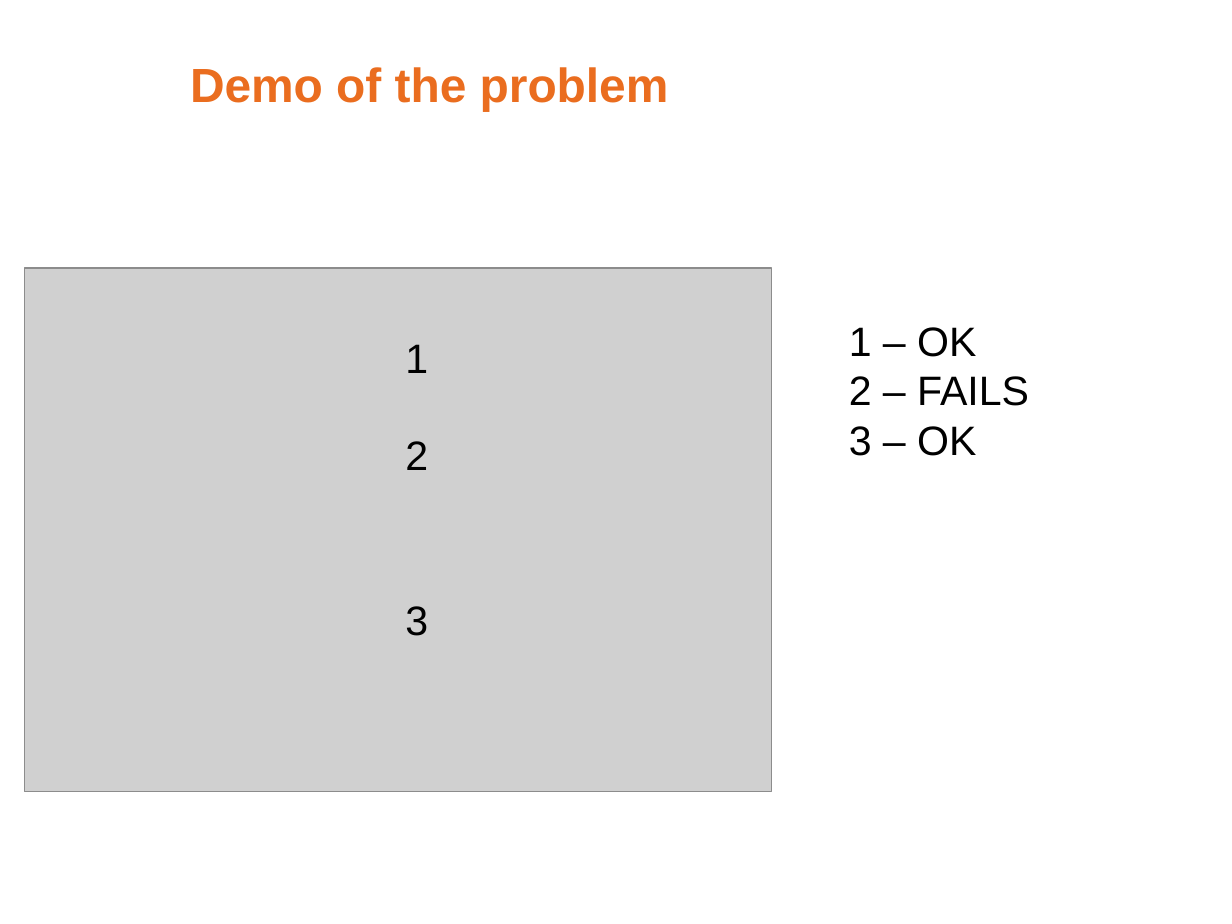
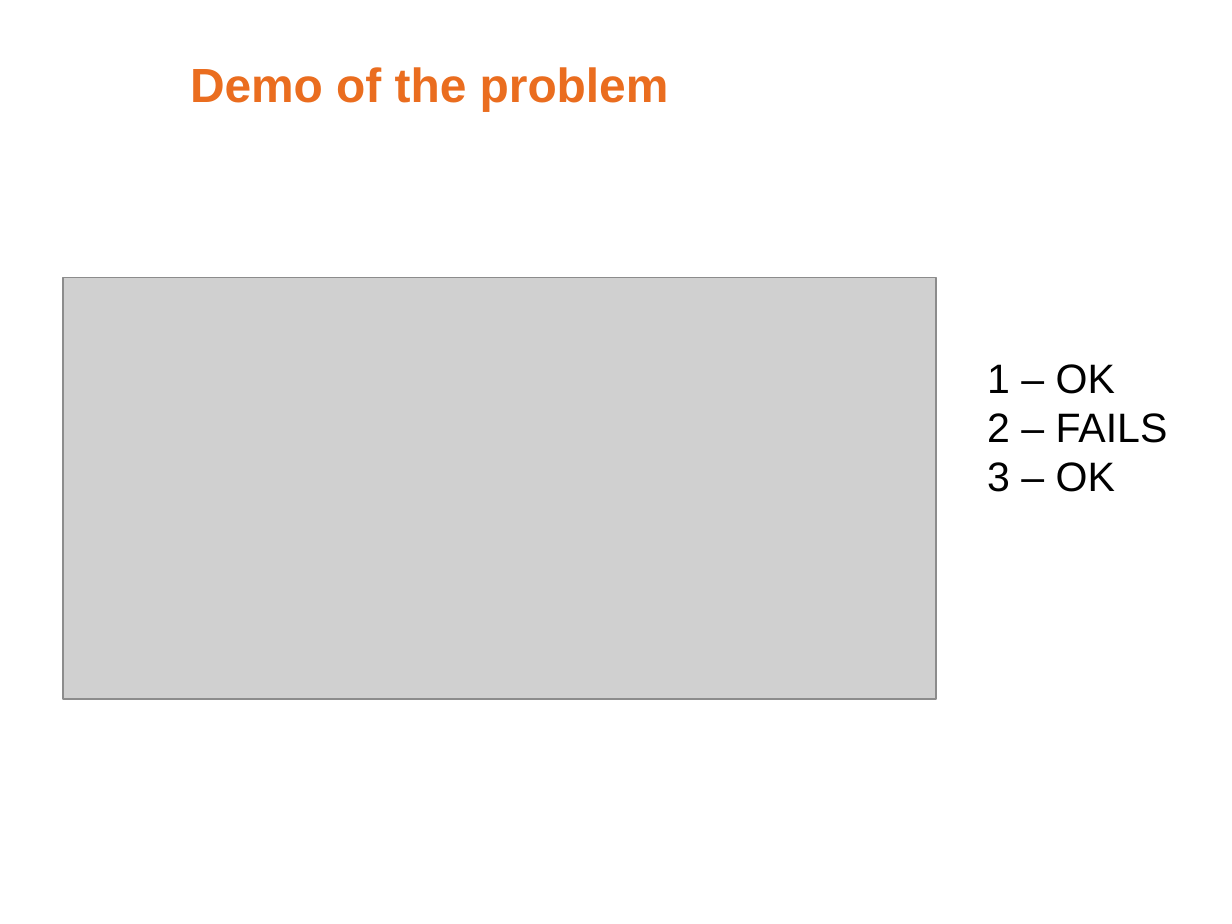
Before and after one commit to noushadali/osgi-samples, a slide deck: slide 3 of congress-registration/documentation/Webservice versioning using osgi.ppt. Drawn at 1232x924 pixels with LibreOffice and Linux fonts; fonts in the diff are those of the drawing; grey boxes stand for pictures; background and template pictures are left out. Boxes give left, top, right and bottom in pixels: in the first picture for what was removed or moved away, otherwise in the second. Text is boxed around its words. In the diff, an @@ line names an element or a change of style, - is before the commit and + after.

```diff
--- a/congress-registration/documentation/Webservice versioning using osgi.ppt
+++ b/congress-registration/documentation/Webservice versioning using osgi.ppt
@@ picture: place and size @@
-picture at [25,269,771,792]
+picture at [63,277,936,699]
@@ text removed at [405,344,428,373] @@
-1
@@ text "1 – OK": place and size @@
-text "1 – OK" at [849,327,1029,456]
+text "1 – OK" at [987,364,1168,492]
@@ text removed at [405,441,428,470] @@
-2
@@ text removed at [405,606,428,636] @@
-3
```
Also in this commit, not shown: 6 other slides changed, 1 slide added, 1 slide removed.
